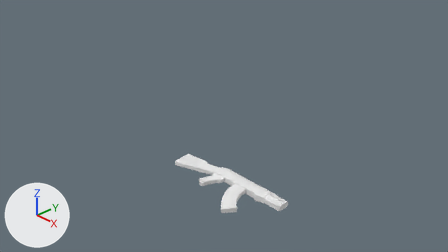
One commit to the Blender file Harjoitustyö/AnttiHeikkinen_AK47.blend: the scene before it, then after it.
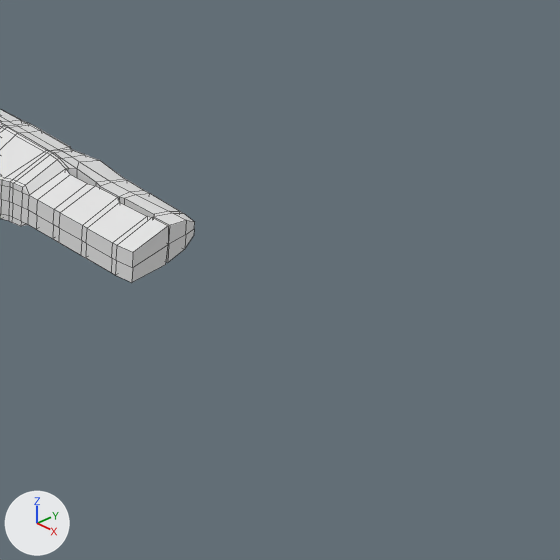
Each version is shown from the file's camera 'Camera', then close up on the part from 58% to 76% of the width and 67% to 100% of the height. Every picture has the same lights, and +X, +Y and +Z are marked at lower left. The close-ups show mesh edges as thin lines.
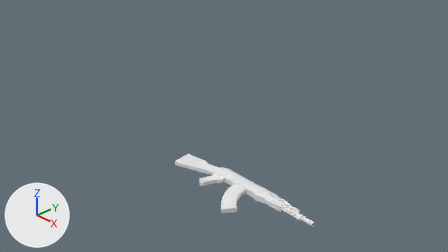
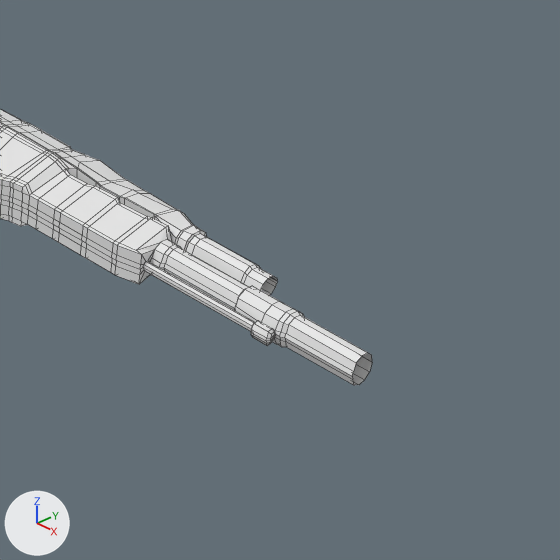
Boxes (x1, y1, x2, y2) around the edits, measured in the close-ups (560 x 560 px):
'Cube', reshaped: before (0, 109, 195, 283); after (0, 109, 372, 385)
part 1 of me_cube, built on: before (100, 180, 195, 283); after (0, 117, 372, 385)

Patch to the scene script:
```diff
--- a/Harjoitustyö/AnttiHeikkinen_AK47.blend.py
+++ b/Harjoitustyö/AnttiHeikkinen_AK47.blend.py
@@ me_cube @@
 # used by ob_cube; location = (1.658, -0.643, 0.0); scale = (0.54, 0.15, 0.11)
-me_cube.from_pydata(...)  # 367 vertices, 314 faces; spans x -2.75..2.19, y -6.08..1.18, z 0.0..0.76
+me_cube.from_pydata(...)  # 695 vertices, 618 faces; spans x -2.75..3.46, y -6.08..1.18, z 0.0..0.76
+# me_cube part 1: 4 vertices moved from x 2.08..2.18, y -0.65..1.05, z 0.0..0.56 to x 2.08..2.22, y -0.6..0.97, z 0.0..0.56; 9 vertices removed from x 1.83..2.19, y -0.65..1.05, z 0.0..0.56; 337 vertices added at x -2.74..3.46, y -6.08..1.18, z 0.0..0.74
 me_cube.materials.append(mat_material)
```
